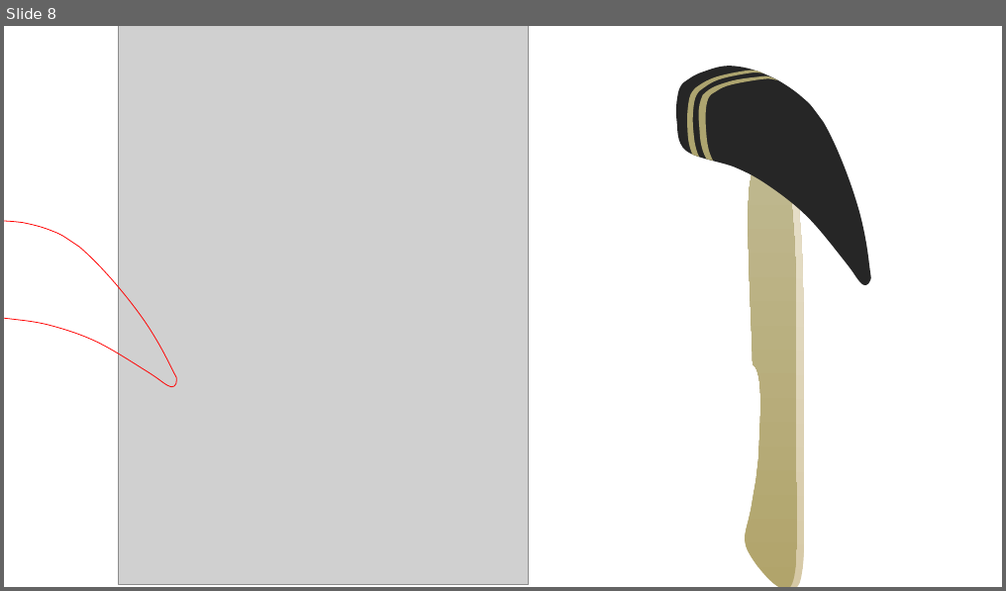
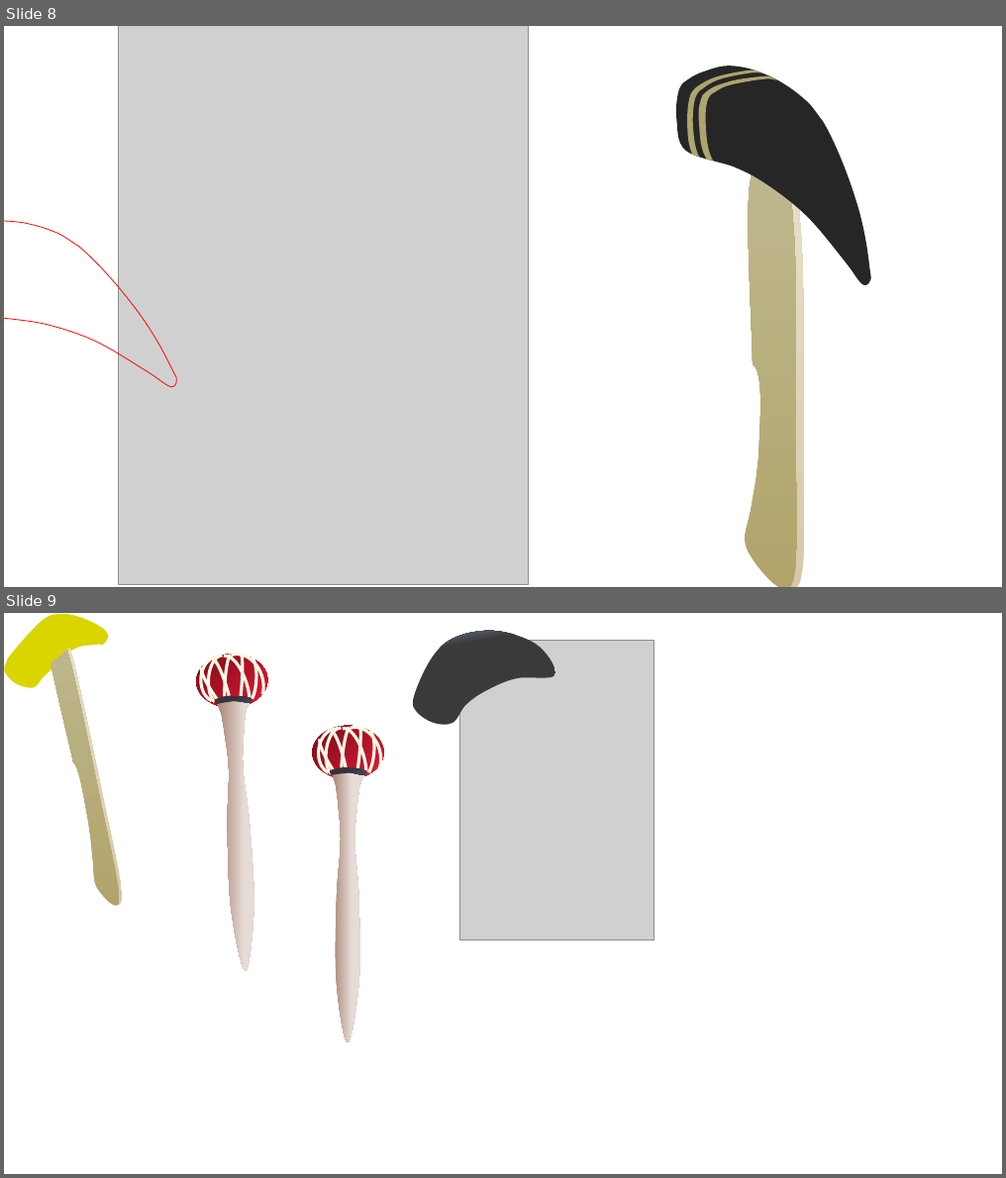
Before and after one commit to marcpaelinck/midi-player, a slide deck: midiplayer/data/utills/Instruments.pptx. Shown one above the other, each under a label of ours: slide 8 before the commit, slides 8 and 9 after it. The pictures are 1006x591 and 1006x1178 pixels, drawn with LibreOffice and Linux fonts; fonts in the diff are those of the drawing; grey boxes stand for pictures. Boxes give left, top, right and bottom in pixels: in the first picture for what was removed or moved away, otherwise in the second. Text is boxed around its words. In the diff, an @@ line names an element or a change of style, - is before the commit and + after.

```diff
--- a/midiplayer/data/utills/Instruments.pptx
+++ b/midiplayer/data/utills/Instruments.pptx
@@ slide 9 added at bbox=[4, 613, 1002, 1174], background #FFFFFF @@
@@ group added at bbox=[4, 613, 122, 906]: 4 freeform shapes @@
@@ freeform shape added at bbox=[413, 631, 555, 725], fill gradient #3A3A3A to #6B7993 @@
@@ picture added at bbox=[460, 640, 653, 940] @@
@@ group added at bbox=[195, 648, 271, 972]: 9 arc (boxed as its full ellipse)s, 2 freeform shapes, 1 ellipse @@
@@ group added at bbox=[313, 722, 388, 1044]: 9 arc (boxed as its full ellipse)s, 2 freeform shapes, 1 ellipse @@
```
Also in this commit, not shown: 1 slide changed, 1 slide removed.
